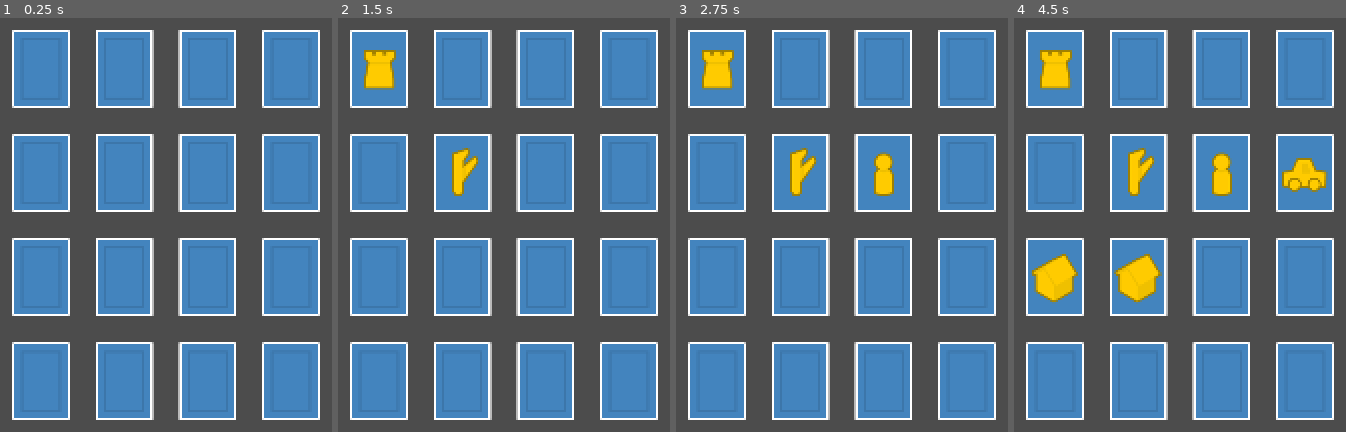
Above: before the commit, frames 1-4 (left to right).
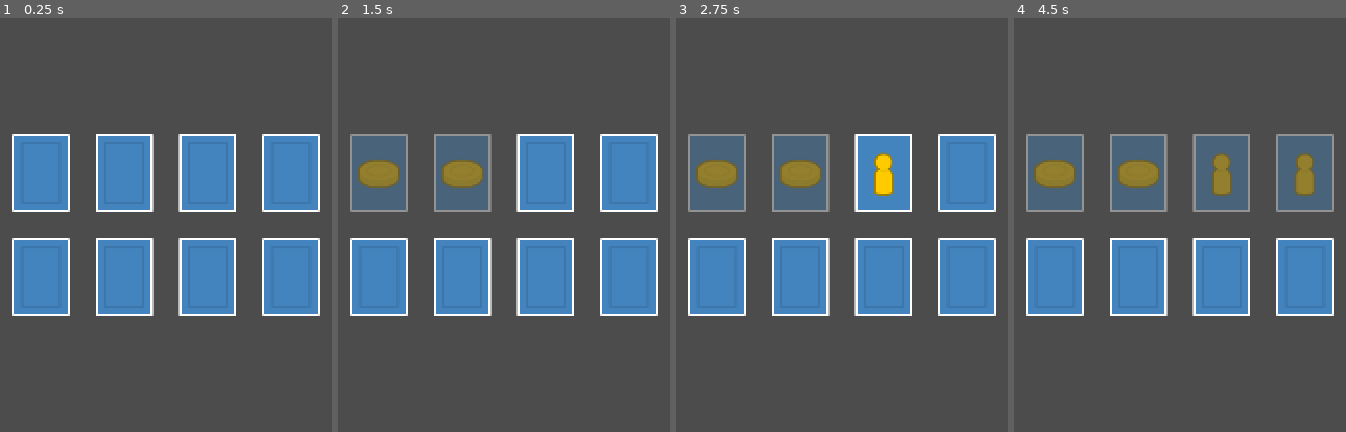
Above: after the commit, the same moments.

Repository: fijaniques/MemoryGame
Game: Godot game, scene res://Scenes/Table/Table.tscn
The game is run twice, just before and just after one commit, with the same random seed, the same clock (stepped at 60 frames per second) and the same inputs.
Inputs (mouse positions are in pixels of both pictures, inside the frame that each line leads up to; where the layout moved, square brackets give the same spot in the first picture):
- Up to frame 1 (0.25 s): no input
- Up to frame 2 (1.5 s): click (377, 171) [377, 67] at 0.5 s; click (460, 171) at 1.27 s
- Up to frame 3 (2.75 s): click (885, 171) at 2.02 s
- Up to frame 4 (4.5 s): click (1306, 171) at 2.77 s; click (1053, 278) at 3.52 s; click (1136, 278) at 4.27 s

The runs differ from the first frame. In frame 1, 26% of the frame differs, in the area x 3-97%, y 2-98%; in frame 2, 33%; in frame 3, 33%; in frame 4, 42%.

Commit message:
implemented match check function

Diff:
--- a/Objects/Cards/Card.gd
+++ b/Objects/Cards/Card.gd
@@ -2,11 +2,15 @@
 
 var cardID
 var initPos
+var used :bool = false
+signal card_id
 
 func _ready():
+	var tex = str("res://Sprites/", cardID, ".png")
+
+	texture_pressed = load(tex)
+	texture_disabled = texture_pressed
 	rect_global_position = initPos
-	var tex = str("res://Sprites/", cardID, ".png")
-	texture_pressed = load(tex)
 
 func _toggled(button_pressed):
-	pass
+	emit_signal("card_id", self)
--- a/Scenes/Table/Table.gd
+++ b/Scenes/Table/Table.gd
@@ -16,7 +16,8 @@
 var mode
 
 #RULES
-
+var click1
+var click2
 
 func _ready():
 	randomize()
@@ -46,6 +47,7 @@
 			currentPos.y += 250
 		for x in grid.x:
 			cList[c].initPos = currentPos
+			cList[c].connect("card_id", self, "_verify_match")
 			$Deck.add_child(cList[c])
 			c += 1
 			currentPos.x += 200
@@ -58,7 +60,7 @@
 	$Deck.position = center - deckCenter
 
 func _set_difficulty():
-	mode = MEDIUM
+	mode = EASY
 	match mode:
 		EASY:
 			grid = Vector2(4,2)
@@ -70,3 +72,25 @@
 			grid = Vector2(8,5)
 
 	fTotal = grid.x * grid.y / 2
+
+func _verify_match(x):
+	if(click1 == null):
+		click1 = x
+		click1.disabled = true
+	else:
+		click2 = x
+		click2.disabled = true
+
+	if(click1 and click2):
+		if(click1.cardID == click2.cardID):
+			print("MATCH")
+			click1.modulate = Color(1,1,1,0.4)
+			click2.modulate = Color(1,1,1,0.4)
+		else:
+			print("NOPE")
+			click1.disabled = false
+			click2.disabled = false
+			click1.set_pressed_no_signal(false)
+			click2.set_pressed_no_signal(false)
+		click1 = null
+		click2 = null
